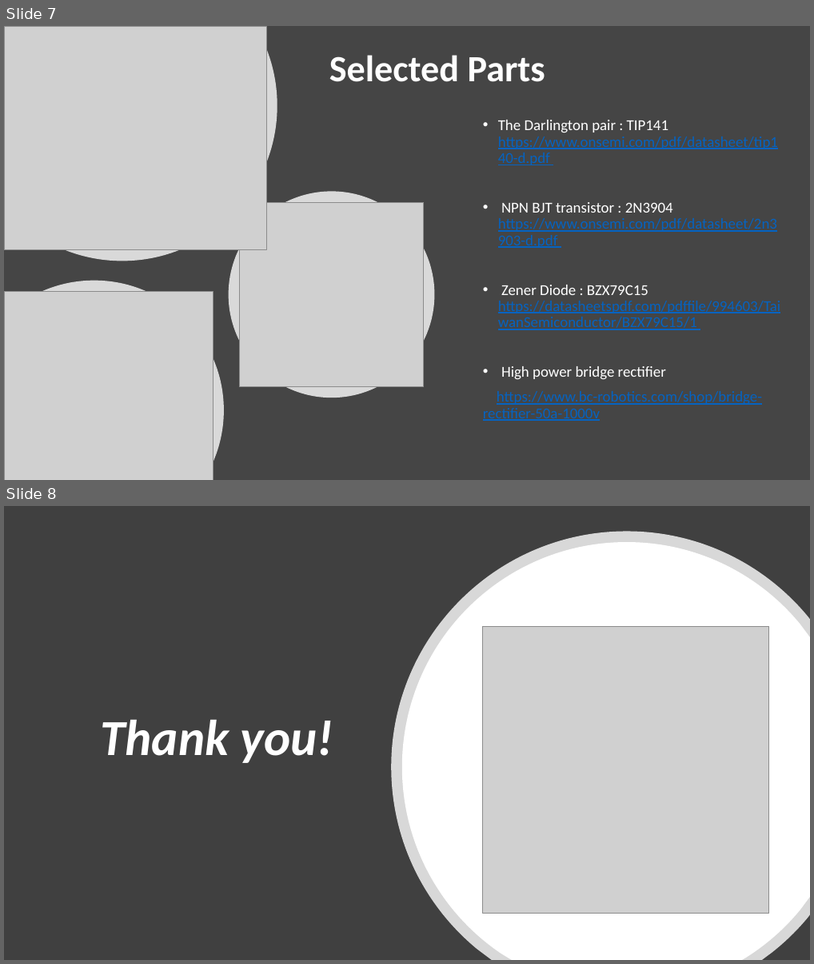
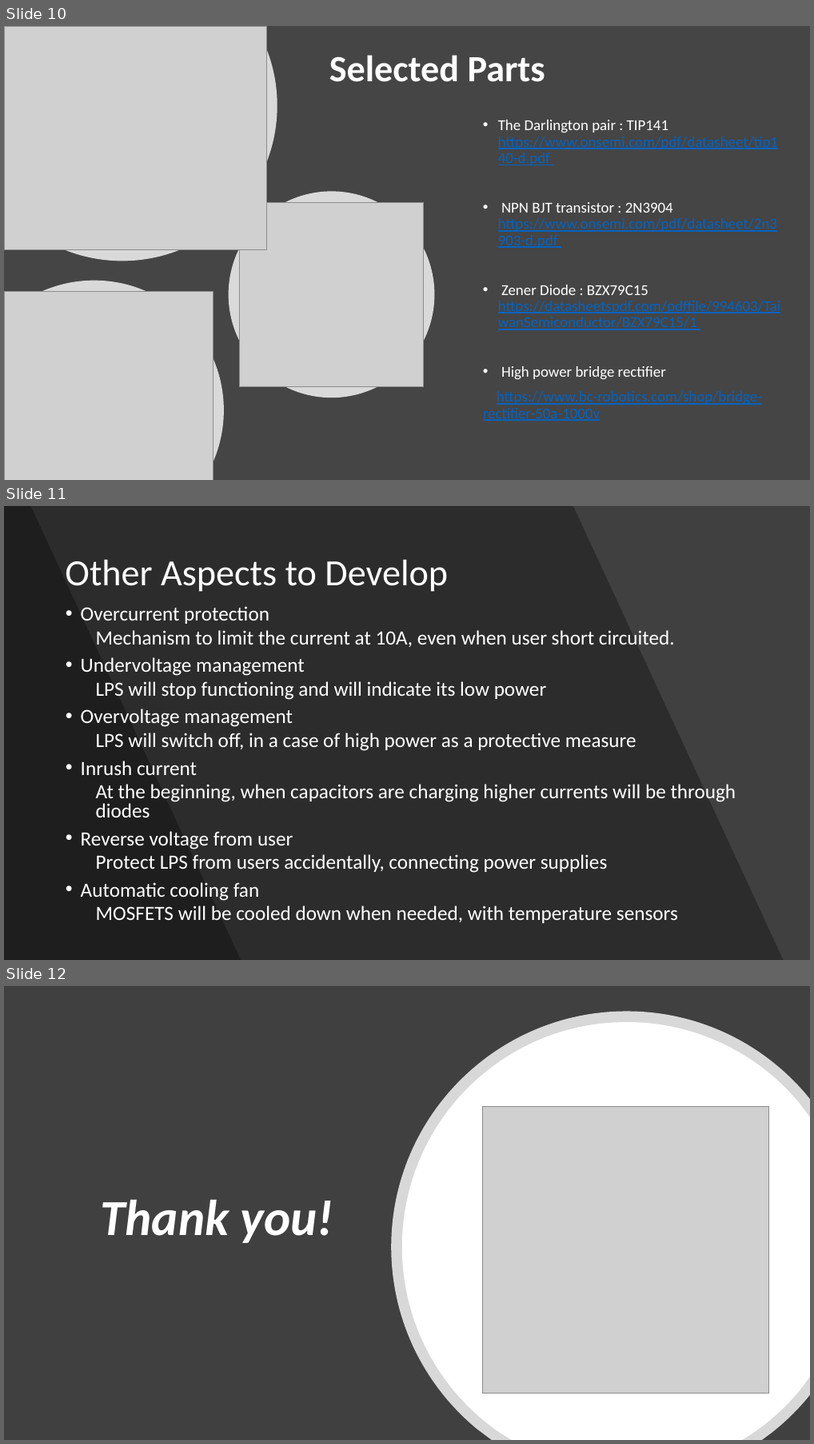
Before and after one commit to Team-Sagittarius-ENTC/Linear-Power-Supply, a slide deck: assignments_material/LPS-progress-review-december_2021.pptx. Shown one above the other, each under a label of ours: slides 7 and 8 before the commit, slides 10, 11 and 12 after it. The pictures are 814x964 and 814x1444 pixels, drawn with LibreOffice and Linux fonts; fonts in the diff are those of the drawing; grey boxes stand for pictures. Boxes give left, top, right and bottom in pixels: in the first picture for what was removed or moved away, otherwise in the second. Text is boxed around its words. In the diff, an @@ line names an element or a change of style, - is before the commit and + after.

```diff
--- a/assignments_material/LPS-progress-review-december_2021.pptx
+++ b/assignments_material/LPS-progress-review-december_2021.pptx
@@ slide 11 added at (4,506,810,960), background #404040 @@
@@ freeform shape added at (4,506,784,960), fill #000000 at 30% opacity @@
@@ freeform shape added at (4,506,241,960), fill #000000 at 30% opacity @@
@@ title added at (65,560,448,592), 44 pt, text #FFFFFF @@
+Other Aspects to Develop
@@ text added at (81,606,737,923), 24 pt, text #FFFFFF @@
+• Overcurrent protection
+  Mechanism to limit the current at 10A, even when user short circuited.
+• Undervoltage management
+  LPS will stop functioning and will indicate its low power
+• Overvoltage management
+  LPS will switch off, in a case of high power as a protective measure
+• Inrush current
+  At the beginning, when capacitors are charging higher currents will be through diodes
+• Reverse voltage from user
+  Protect LPS from users accidentally, connecting power supplies
+• Automatic cooling fan
+  MOSFETS will be cooled down when needed, with temperature sensors
@@ what was slide 7 is now slide 10 @@
@@ what was slide 8 is now slide 12 @@
```
Also in this commit, not shown: 3 other slides added, 4 other files.
